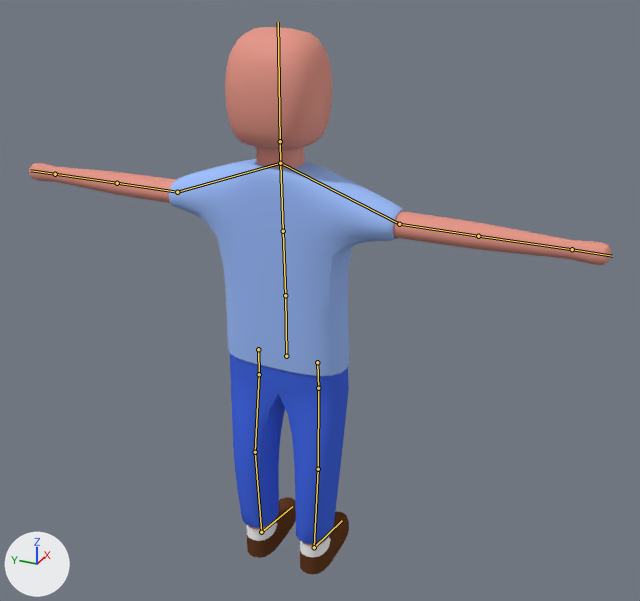
One commit to the Blender file Assets/Blender projects/PlayerModel.blend: the scene before it, then after it.
Camera for both pictures: a camera (50 mm lens) standing at (-34.5, -17.4, 32.9) and looking at (1.2, -1.4, 15.0). Arrows for +X, +Y and +Z are at lower left; the lights stay in place. The bones that bend it are drawn over the model as lines.

Objects in the first picture: 'PlayerModel'.
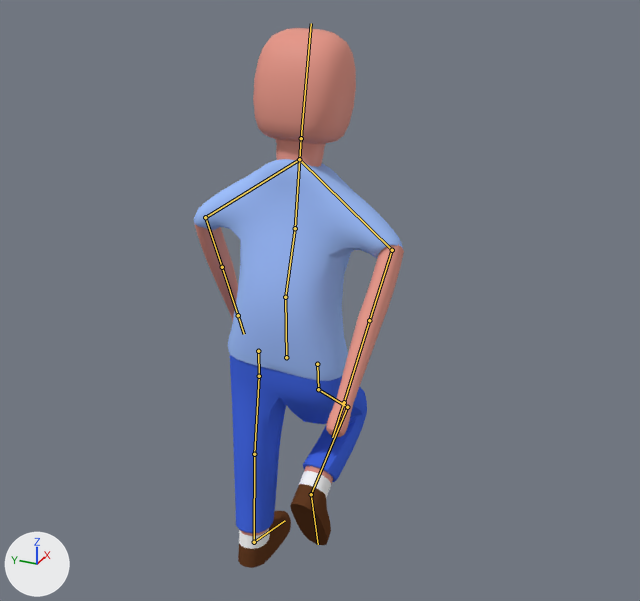
The newer file adds an action. The first version stands in its rest pose; the second is drawn at frame 11 of the action 'RunForward'.

Pixel boxes (x1, y1, x2, y2) of what changed, in the pictures (640 x 601 px):
'PlayerModel', posed (64% narrower)
    before: (29, 27, 611, 574)
    after: (194, 28, 404, 568)
bone 'Spine', root to tip
    before: (285, 295) to (283, 231)
    after: (285, 297) to (295, 228)
bone 'Chest', root to tip
    before: (283, 231) to (280, 163)
    after: (295, 228) to (299, 159)
bone 'Shoulder.R', root to tip
    before: (280, 163) to (399, 224)
    after: (299, 159) to (392, 250)
bone 'Upperarm.R', root to tip
    before: (399, 224) to (478, 236)
    after: (392, 250) to (369, 320)
bone 'Shoulder.L', root to tip
    before: (280, 163) to (177, 192)
    after: (299, 159) to (205, 217)
bone 'Upperarm.L', root to tip
    before: (177, 192) to (117, 183)
    after: (205, 217) to (222, 267)
bone 'Upperleg.R', root to tip
    before: (318, 388) to (318, 469)
    after: (318, 389) to (347, 407)
bone 'Lowerleg.R', root to tip
    before: (318, 469) to (314, 547)
    after: (347, 407) to (311, 494)
bone 'Foot.R', root to tip
    before: (314, 547) to (342, 520)
    after: (311, 494) to (318, 544)
bone 'Lowerleg.L', root to tip
    before: (255, 452) to (261, 532)
    after: (254, 454) to (254, 542)
bone 'Foot.L', root to tip
    before: (261, 532) to (292, 506)
    after: (254, 542) to (285, 520)

What changed in the scene script:
```text
Change bone_spine:
    where bone_spine = bpy.data.objects['Armature.001'].pose.bones['Spine']  # child of 'Pelvis'
    bone_spine.rotation_quaternion: (1.0, 0.0, 0.0, 0.0) -> (0.984, 0.007, -0.002, -0.177)  # degrees (0, 0, 0) -> degrees (1, 0, -20)
Change bone_chest:
    where bone_chest = bpy.data.objects['Armature.001'].pose.bones['Chest']  # child of 'Spine'
    bone_chest.rotation_quaternion: (1.0, 0.0, 0.0, 0.0) -> (0.996, 0.0, 0.002, 0.087)  # degrees (0, 0, 0) -> degrees (0, 0, 10)
Change bone_shoulder_r:
    where bone_shoulder_r = bpy.data.objects['Armature.001'].pose.bones['Shoulder.R']  # child of 'Chest'
    bone_shoulder_r.rotation_quaternion: (1.0, 0.0, 0.0, 0.0) -> (0.991, 0.13, 0.003, 0.003)  # degrees (0, 0, 0) -> degrees (15, 0, 0)
Change bone_upperarm_r:
    where bone_upperarm_r = bpy.data.objects['Armature.001'].pose.bones['Upperarm.R']  # child of 'Shoulder.R'
    bone_upperarm_r.rotation_quaternion: (1.0, 0.0, 0.0, 0.0) -> (0.745, 0.566, -0.175, 0.247)  # degrees (0, 0, 0) -> degrees (71, -34, 12)
Change bone_shoulder_l:
    where bone_shoulder_l = bpy.data.objects['Armature.001'].pose.bones['Shoulder.L']  # child of 'Chest'
    bone_shoulder_l.rotation_quaternion: (1.0, 0.0, 0.0, 0.0) -> (0.991, -0.13, -0.003, -0.003)  # degrees (0, 0, 0) -> degrees (-15, 0, 0)
Change bone_upperarm_l:
    where bone_upperarm_l = bpy.data.objects['Armature.001'].pose.bones['Upperarm.L']  # child of 'Shoulder.L'
    bone_upperarm_l.rotation_quaternion: (1.0, 0.0, 0.0, 0.0) -> (0.746, -0.566, -0.18, -0.243)  # degrees (0, 0, 0) -> degrees (-71, -34, -11)
Change bone_upperleg_r:
    where bone_upperleg_r = bpy.data.objects['Armature.001'].pose.bones['Upperleg.R']  # child of 'Hip.R'
    bone_upperleg_r.rotation_quaternion: (1.0, 0.0, 0.0, 0.0) -> (0.885, -0.001, 0.017, -0.465)  # degrees (0, 0, 0) -> degrees (-1, 2, -55)
Change bone_lowerleg_r:
    where bone_lowerleg_r = bpy.data.objects['Armature.001'].pose.bones['Lowerleg.R']  # child of 'Upperleg.R'
    bone_lowerleg_r.rotation_quaternion: (1.0, 0.0, 0.0, 0.0) -> (0.565, 0.0, 0.037, 0.824)  # degrees (0, 0, 0) -> degrees (4, 2, 111)
Change bone_foot_r:
    where bone_foot_r = bpy.data.objects['Armature.001'].pose.bones['Foot.R']  # child of 'Lowerleg.R'
    bone_foot_r.rotation_quaternion: (1.0, 0.0, 0.0, 0.0) -> (0.998, 0.0, 0.0, 0.062)  # degrees (0, 0, 0) -> degrees (0, 0, 7)
Change bone_lowerleg_l:
    where bone_lowerleg_l = bpy.data.objects['Armature.001'].pose.bones['Lowerleg.L']  # child of 'Upperleg.L'
    bone_lowerleg_l.rotation_quaternion: (1.0, 0.0, 0.0, 0.0) -> (0.997, 0.0, -0.004, 0.081)  # degrees (0, 0, 0) -> degrees (0, 0, 9)
Change bone_foot_l:
    where bone_foot_l = bpy.data.objects['Armature.001'].pose.bones['Foot.L']  # child of 'Lowerleg.L'
    bone_foot_l.rotation_quaternion: (1.0, 0.0, 0.0, 0.0) -> (0.999, 0.0, 0.0, -0.045)  # degrees (0, 0, 0) -> degrees (0, 0, -5)
```
